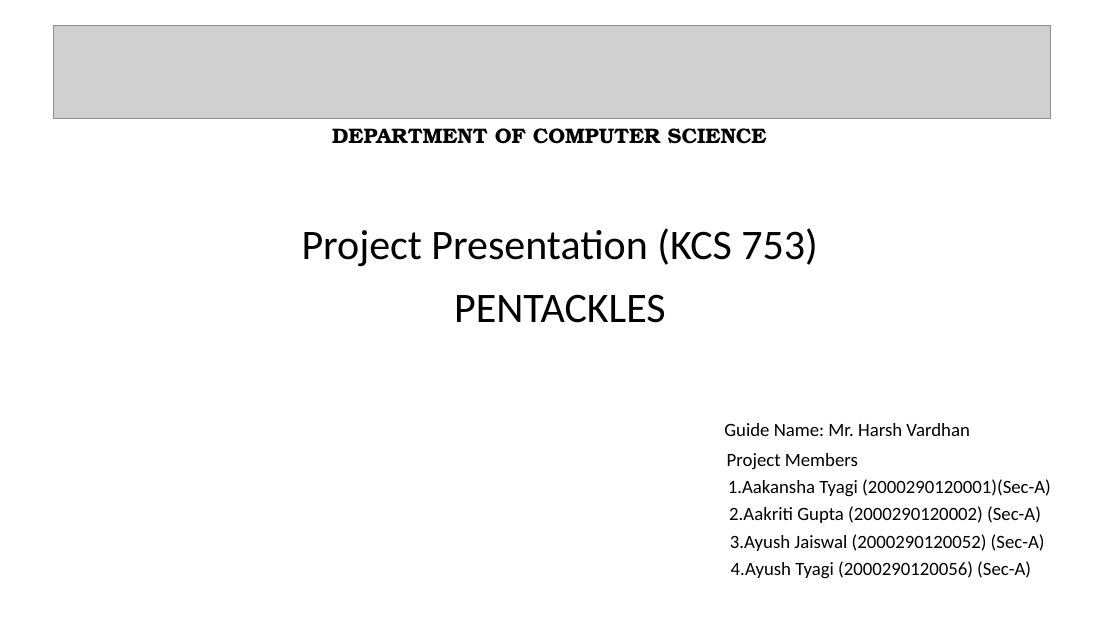
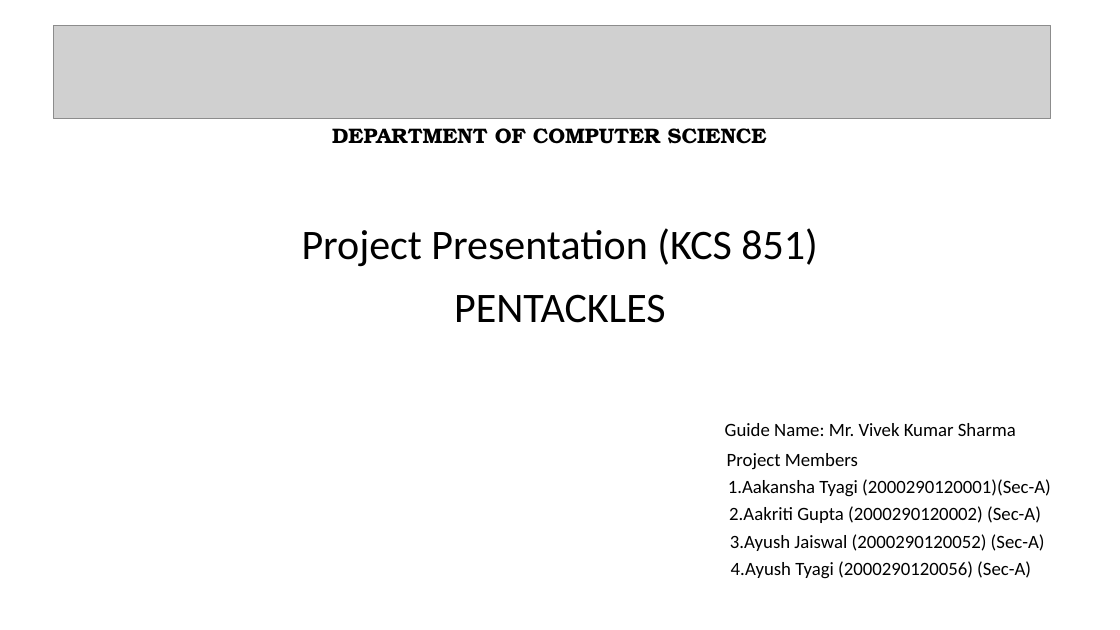
Before and after one commit to KIET-Github/CS-2024-A, a slide deck: slide 1 of PCS24-8/Presentation pentackles major project.pptx. Drawn at 1120x630 pixels with LibreOffice and Linux fonts; fonts in the diff are those of the drawing; grey boxes stand for pictures. Boxes give left, top, right and bottom in pixels: in the first picture for what was removed or moved away, otherwise in the second. Text is boxed around its words. In the diff, an @@ line names an element or a change of style, - is before the commit and + after.

```diff
--- a/PCS24-8/Presentation pentackles major project.pptx
+++ b/PCS24-8/Presentation pentackles major project.pptx
@@ text at (302,228,817,267): text changed @@
-Project Presentation (KCS 753)
+Project Presentation (KCS 851)
@@ subtitle at (725,423,1016,436): text changed @@
-Guide Name: Mr. Harsh Vardhan
+Guide Name: Mr. Vivek Kumar Sharma
```
Also in this commit, not shown: 2 other slides changed, 5 slides added, 1 slide removed.
